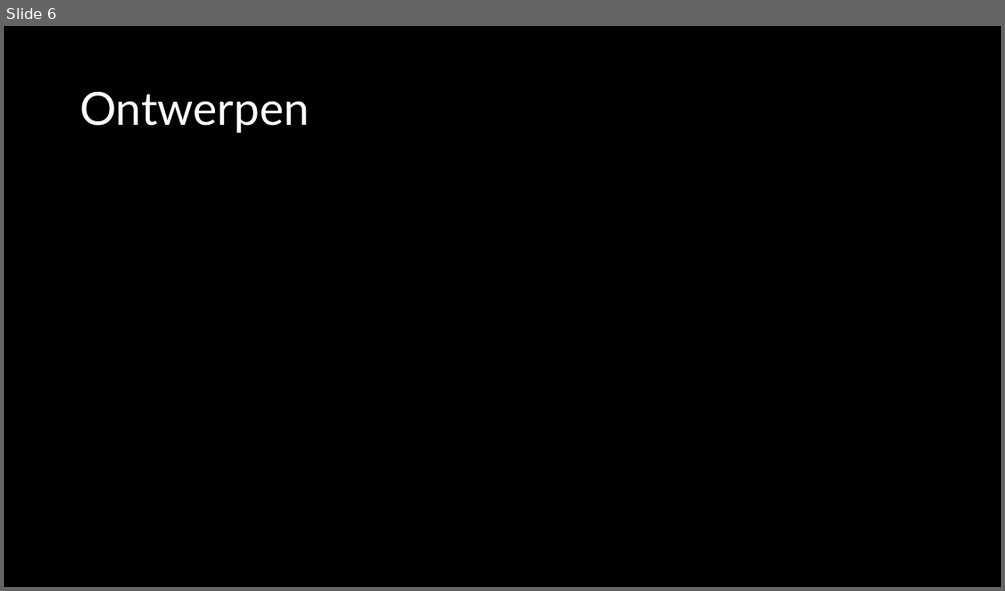
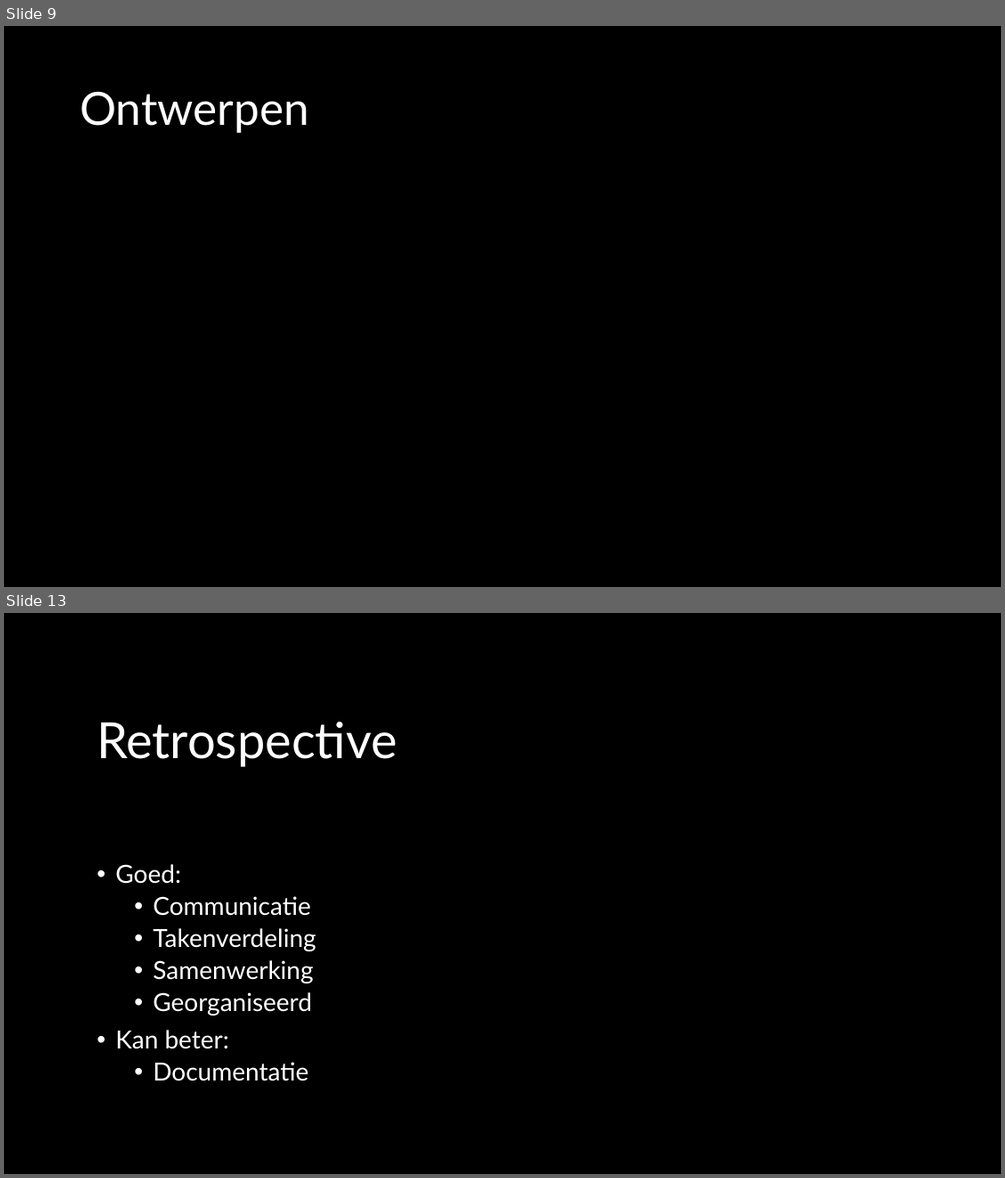
Before and after one commit to TomHeij/Project5-6, a slide deck: Opleverset_Project_5-6/Manage_&_Control/50% Presentatie.pptx. Shown one above the other, each under a label of ours: slide 6 before the commit, slides 9 and 13 after it; the slides between them are not shown. The pictures are 1005x591 and 1005x1178 pixels, drawn with LibreOffice and Linux fonts; fonts in the diff are those of the drawing. Boxes give left, top, right and bottom in pixels: in the first picture for what was removed or moved away, otherwise in the second. Text is boxed around its words. In the diff, an @@ line names an element or a change of style, - is before the commit and + after.

```diff
--- a/Opleverset_Project_5-6/Manage_&_Control/50% Presentatie.pptx
+++ b/Opleverset_Project_5-6/Manage_&_Control/50% Presentatie.pptx
@@ slide 13 added at (x1=4, y1=613, x2=1001, y2=1174), background #000000 @@
@@ title added at (x1=97, y1=722, x2=397, y2=767), 48 pt, text #FFFFFF @@
+Retrospective
@@ text added at (x1=115, y1=864, x2=316, y2=1081), 24 pt, text #FFFFFF @@
+• Goed:
+  • Communicatie
+  • Takenverdeling
+  • Samenwerking
+  • Georganiseerd
+• Kan beter:
+  • Documentatie
@@ what was slide 6 is now slide 9 @@
```
Also in this commit, not shown: 2 slides changed, 7 other slides added, 4 slides removed, 1 other file.
